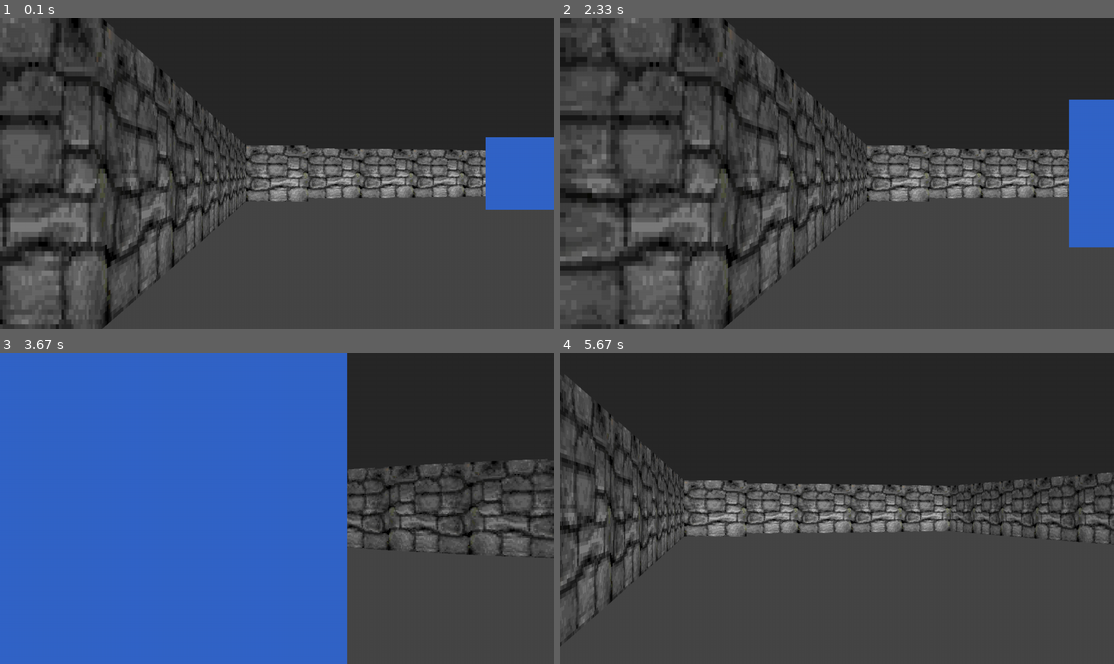
Above: before the commit, frames 1-4 (two rows, left to right).
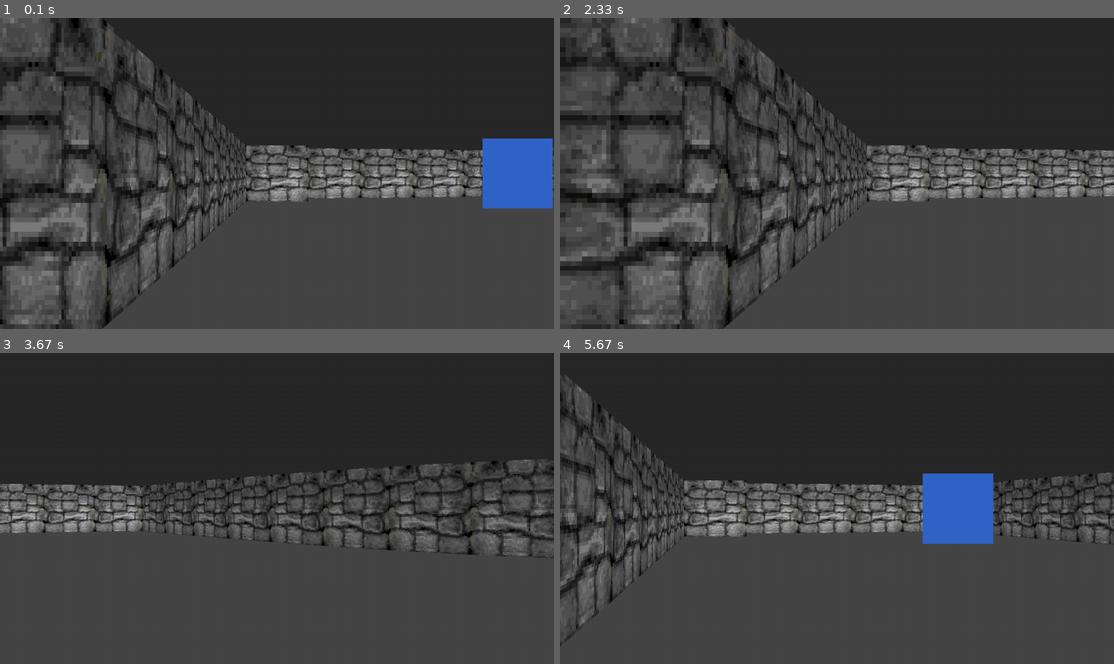
Above: after the commit, the same moments.

Repository: tdimnet/learn-pygame-by-doing
Game: pygame game, started from 10-bonus-fps-with-pygame/main.py
Same seed, same stepped clock (60 frames per second), same inputs: the game is played once before the commit and once after it.
Inputs:
- Up to frame 1 (0.1 s): no input
- Up to frame 2 (2.33 s): hold Right 0.33-0.8 s; hold Right 0.83-1.3 s; hold Left 1.33-1.87 s; hold Left from 1.9 s (still down)
- Up to frame 3 (3.67 s): release Left at 2.37 s; hold Right 2.4-3.03 s; hold Left 3.07-3.53 s; hold Right from 3.57 s (still down)
- Up to frame 4 (5.67 s): release Right at 4.03 s; hold Right 4.07-4.53 s; hold Left 4.57-5.1 s; hold Left 5.13-5.6 s; hold Right from 5.63 s (still down)

The runs differ from the first frame. In frame 1, 0.3% of the frame differs, in the area x 87-100%, y 38-62%; in frame 2, 3.9%; in frame 3, 63%, in the area x 0-63%, y 0-100%; in frame 4, 2.9%.

Commit message:
Update detection range

Diff:
--- a/10-bonus-fps-with-pygame/config.py
+++ b/10-bonus-fps-with-pygame/config.py
@@ -21,7 +21,7 @@
 PLAYER_START_ANGLE = 0
 
 ENEMY_SPEED = 1.5
-ENEMY_DETECTION_RANGE = 10
+ENEMY_DETECTION_RANGE = 4
 ENEMY_ATTACK_RANGE = 2
 ENEMY_HEAlTH = 100
 ENEMY_DAMAGE = 10
--- a/10-bonus-fps-with-pygame/engine/enemy.py
+++ b/10-bonus-fps-with-pygame/engine/enemy.py
@@ -62,8 +62,10 @@
 
         self._move_towards(target_x, target_y, ENEMY_SPEED * dt, map)
 
-        if math.hypot(target_x - self.x, target_y - self.y) < 0.1:
-            self._patrol_dir *= -1
+        next_x = self._start_x + self._patrol_dir * 1.5
+        if (math.hypot(next_x - self.x, self._start_y - self.y) < 0.1
+            or map.is_wall(int(next_x), int(self._start_y))):
+                self._patrol_dir *= -1
 
     def _update_chase(
             self,
